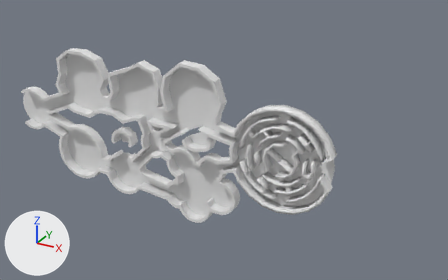
Before and after pictures for a commit that changed the Blender file Editing Files/Asymmetry Floors.blend.
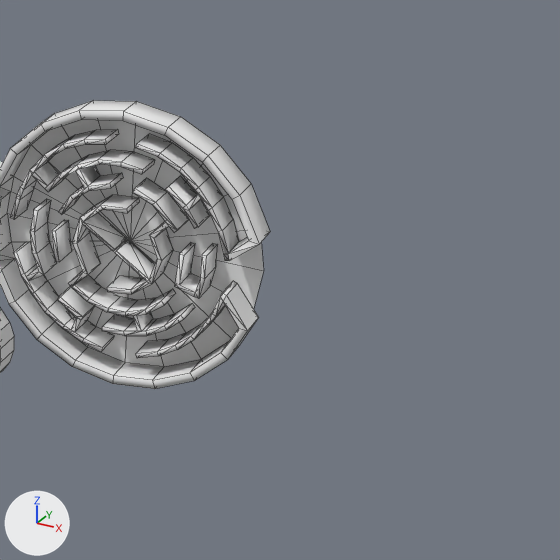
Old and new are each drawn whole from a 50 mm camera at (358.0, -441.0, 257.0) aimed at (109.0, 13.0, 30.0) and again close up on the part from 52% to 100% of the width and 24% to 100% of the height. Arrows for +X, +Y and +Z are at lower left; the lights stay in place. The close-ups show mesh edges as thin lines.

The first close-up shows 'Bridge 2-2.5 (1).002', 'Walls'.
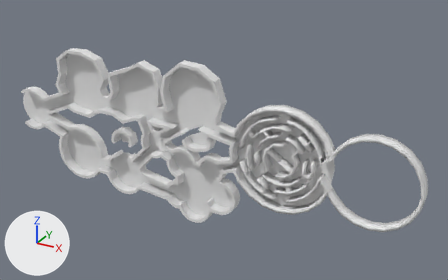
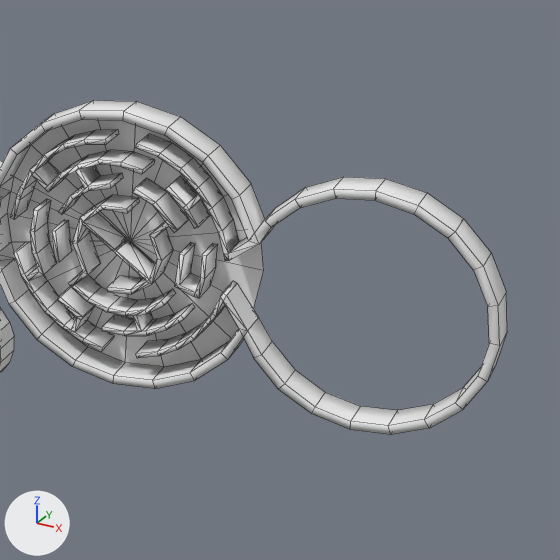
Changed parts and their boxes (x1, y1, x2, y2) in the close-ups (560 x 560 px):
'Walls', reshaped
    before: (0, 100, 270, 389)
    after: (0, 100, 507, 435)
part 1 of me_bridge_2_2_5__1__001, built on
    before: (0, 100, 270, 261)
    after: (0, 100, 507, 435)

What changed in the scene script:
```text
Change me_bridge_2_2_5__1__001:
    used by ob_walls; location = (0.0, 60.8, 2.6); rotation_euler = (1.571, 0.0, 0.0), in degrees (90, 0, 0)
    remove me_bridge_2_2_5__1__001.from_pydata(...)  # 1158 vertices, 1330 faces, 1 loose edge; spans x -119.0..220.0, y -54.0..101.0, z 60.0..70.0
    add me_bridge_2_2_5__1__001.from_pydata(...)  # 1227 vertices, 1404 faces, 1 loose edge; spans x -119.0..293.0, y -54.0..101.0, z 60.0..70.0
    me_bridge_2_2_5__1__001 part 1
    42 faces are deleted
    35 vertices are added at x 216.0..293.0, y -13.0..67.0, z 60.0
    34 new vertices lie (0.0, 0.0, 10.0) away from vertices in x 221.0..293.0, y -13.0..67.0, z 60.0
    111 new faces join them
    5 new faces join them, mat_material_004 (white #e7e7e7)
```
